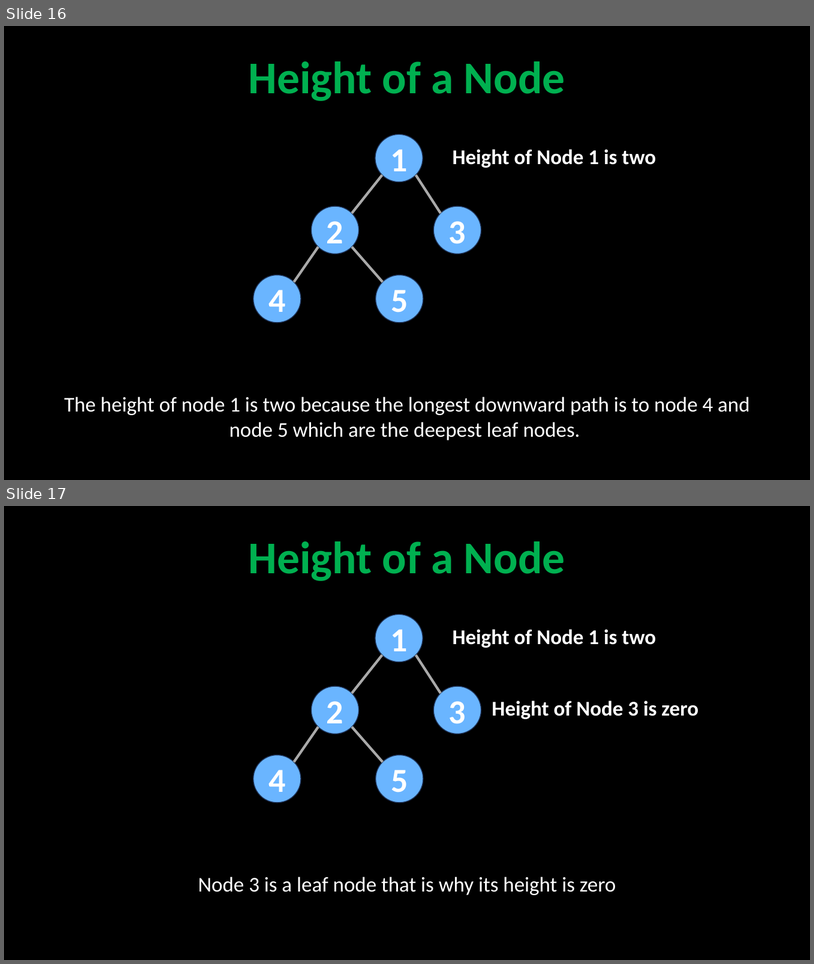
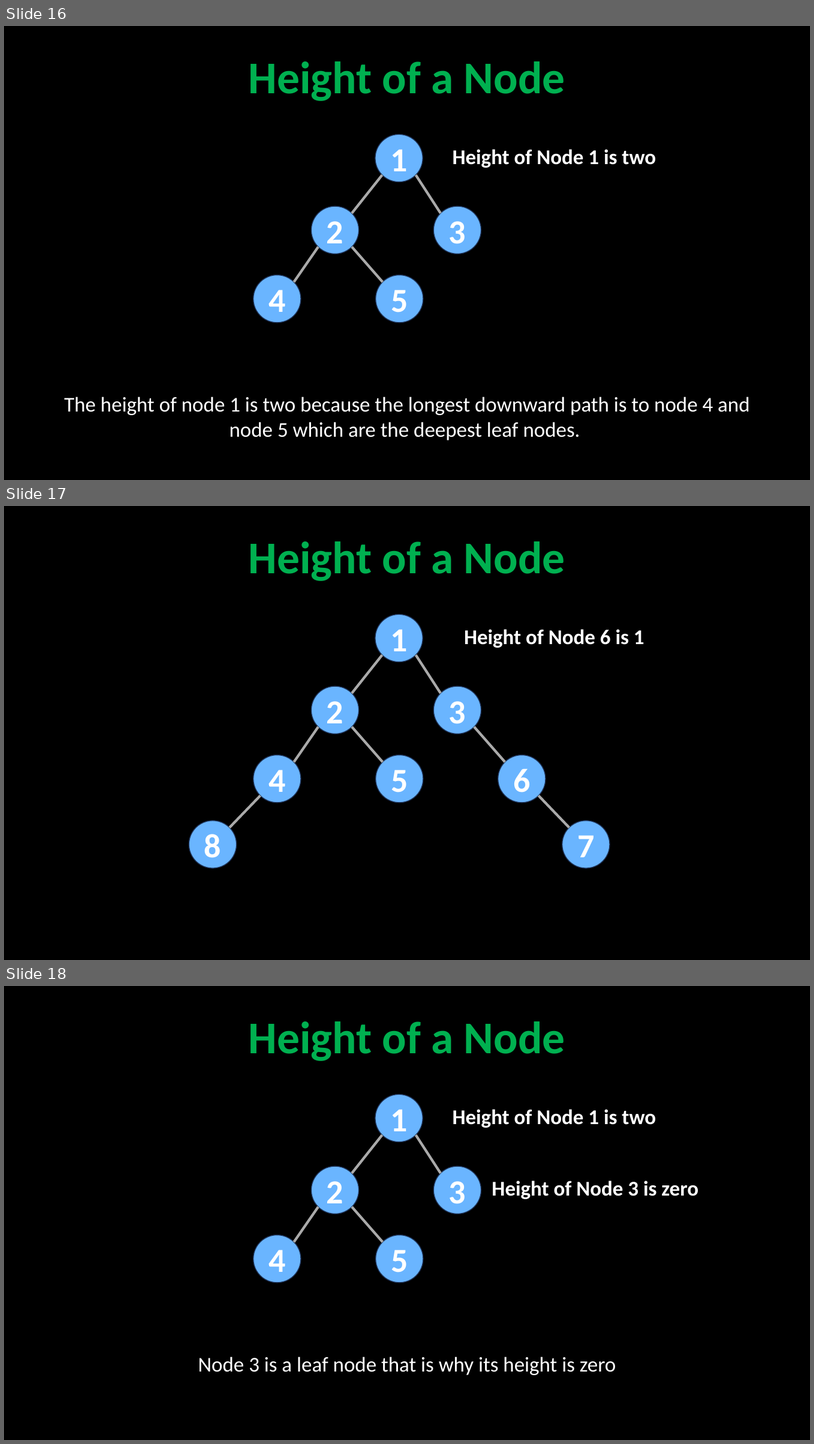
Before and after one commit to robitussin/CCS0015, a slide deck: tree/Tree.pptx. Shown one above the other, each under a label of ours: slides 16 and 17 before the commit, slides 16, 17 and 18 after it. The pictures are 814x964 and 814x1444 pixels, drawn with LibreOffice and Linux fonts; fonts in the diff are those of the drawing. Boxes give left, top, right and bottom in pixels: in the first picture for what was removed or moved away, otherwise in the second. Text is boxed around its words. In the diff, an @@ line names an element or a change of style, - is before the commit and + after.

Commit message:
Update Tree.pptx
- Added more examples

```diff
--- a/tree/Tree.pptx
+++ b/tree/Tree.pptx
@@ slide 17 added at (4, 506, 810, 960), background #000000 @@
@@ title added at (249, 541, 566, 581), 54 pt, text #00B050, bold @@
+Height of a Node
@@ ellipse added at (375, 614, 423, 662), fill #6AB5FF, outline #1E3256 1 pt, 40 pt, text #FFFFFF, bold @@
+1
@@ text added at (464, 629, 645, 648), 25 pt, text #FFFFFF, bold @@
+Height of Node 6 is 1
@@ line added from (352, 693) to (383, 655), #AAAAAA 3 pt @@
@@ line added from (441, 693) to (416, 655), #AAAAAA 3 pt @@
@@ ellipse added at (311, 686, 359, 734), fill #6AB5FF, outline #1E3256 1 pt, 40 pt, text #FFFFFF, bold @@
+2
@@ ellipse added at (434, 686, 482, 734), fill #6AB5FF, outline #1E3256 1 pt, 40 pt, text #FFFFFF, bold @@
+3
@@ line added from (294, 762) to (318, 727), #AAAAAA 3 pt @@
@@ line added from (383, 762) to (352, 727), #AAAAAA 3 pt @@
@@ line added from (506, 762) to (474, 727), #AAAAAA 3 pt @@
@@ ellipse added at (253, 754, 301, 802), fill #6AB5FF, outline #1E3256 1 pt, 40 pt, text #FFFFFF, bold @@
+4
@@ ellipse added at (376, 754, 424, 802), fill #6AB5FF, outline #1E3256 1 pt, 40 pt, text #FFFFFF, bold @@
+5
@@ ellipse added at (498, 754, 546, 802), fill #6AB5FF, outline #1E3256 1 pt, 40 pt, text #FFFFFF, bold @@
+6
@@ line added from (260, 796) to (230, 827), #AAAAAA 3 pt @@
@@ line added from (570, 827) to (539, 796), #AAAAAA 3 pt @@
@@ ellipse added at (189, 820, 237, 868), fill #6AB5FF, outline #1E3256 1 pt, 40 pt, text #FFFFFF, bold @@
+8
@@ ellipse added at (563, 820, 610, 868), fill #6AB5FF, outline #1E3256 1 pt, 40 pt, text #FFFFFF, bold @@
+7
@@ what was slide 17 is now slide 18 @@
```
